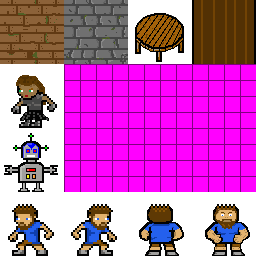
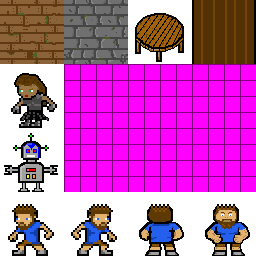
Comparing the layer stacks of the two (256, 256) images. Changes:
painted on "Spritesheet" over [14, 73, 47, 107]
